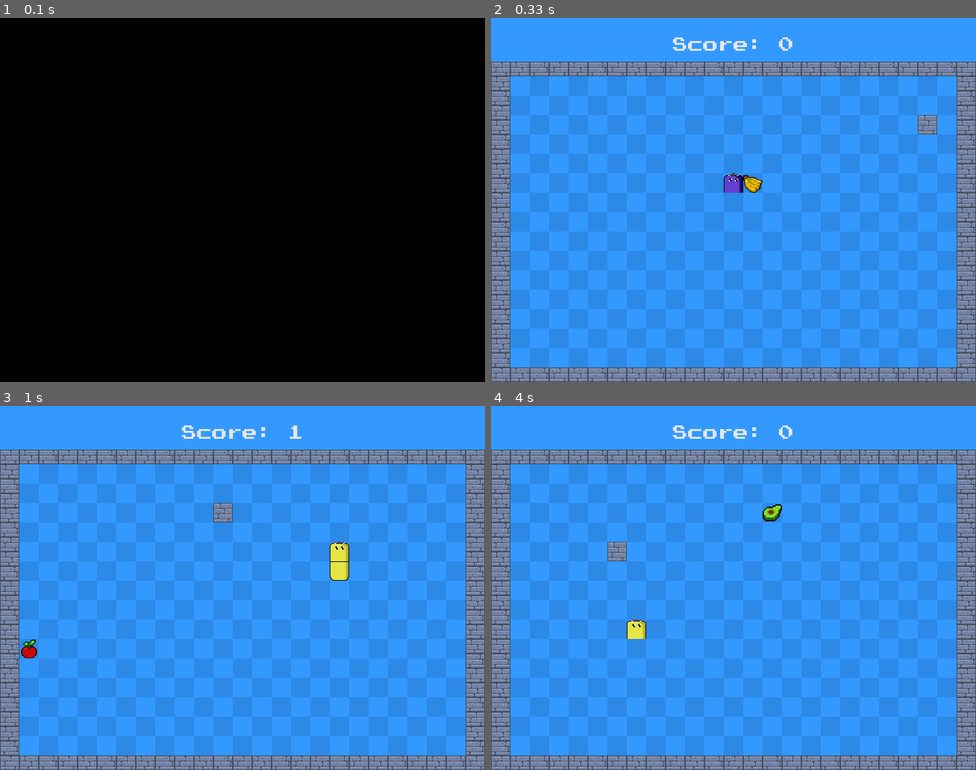
Above: before the commit, frames 1-4 (two rows, left to right).
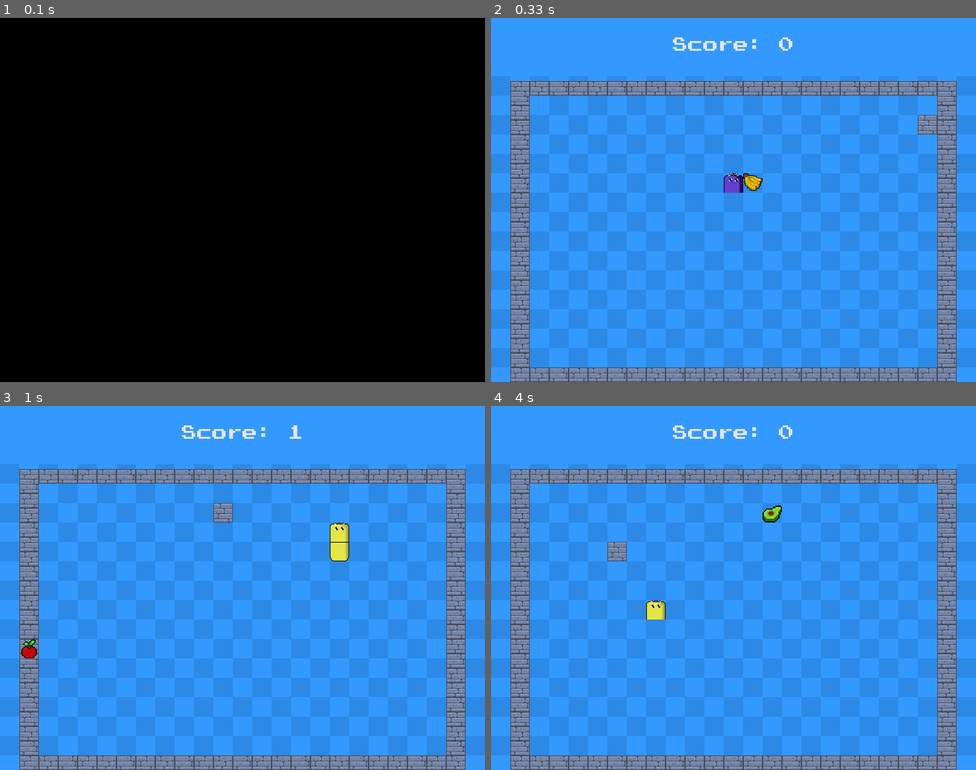
Above: after the commit, the same moments.

Repository: LUDUSLab/stem-games
Game: pygame game, started from natanael.lucena/snakepro/main.py
Two runs of this game, one before a commit and one after it. Both use one fixed random seed, a clock stepped at 60 frames per second and the inputs below.
Inputs:
- Up to frame 1 (0.1 s): no input
- Up to frame 2 (0.33 s): no input
- Up to frame 3 (1 s): hold D 0.33-0.8 s; hold W from 0.83 s (still down)
- Up to frame 4 (4 s): release W at 1.13 s; hold D 1.17-1.63 s; hold W 1.67-2.2 s; tap E at 2.23 s; hold S 2.8-3.25 s; hold A 3.28-3.68 s; hold W from 3.72 s (still down)

Frame 1 is identical in both runs. In frame 2, 21% of the frame differs, in the area x 0-100%, y 12-100%; in frame 3, 21%; in frame 4, 22%.

Commit message:
decrease snake's arena size

Diff:
--- a/natanael.lucena/snakepro/config.py
+++ b/natanael.lucena/snakepro/config.py
@@ -12,7 +12,6 @@
 window = (800, 600)
 screen = pygame.display.set_mode(window)
 pygame.display.set_caption("PySnake")
-
 game_clock = pygame.time.Clock()  # Clock object
 
 
--- a/natanael.lucena/snakepro/game.py
+++ b/natanael.lucena/snakepro/game.py
@@ -60,6 +60,7 @@
                 pygame.time.wait(300)
             game_clock.tick(60)
         game_clock.tick(10)
+        pygame.time.delay(85)
         screen.fill(COLOR_LIGHT_BLUE)
         draw_blue_square()
         draw_wall()
@@ -119,8 +120,8 @@
             del snake_pos[len(snake_pos) - 1]
 
         # The snake collides with the wall
-        if snake.snake.y < 84 or snake.snake.y > window[1] - 25 or snake.snake.x < snake.snake.w or \
-                snake.snake.x > window[0] - 2*snake.snake.w:
+        if snake.snake.y < 116 or snake.snake.y > window[1] - 57 or snake.snake.x < 2*snake.snake.w or \
+                snake.snake.x > window[0] - 3*snake.snake.w:
             game_over = game_over_treatment()
 
         # The snake collides with an obstacle
--- a/natanael.lucena/snakepro/wall.py
+++ b/natanael.lucena/snakepro/wall.py
@@ -16,8 +16,9 @@
 def draw_wall():
     general_wall = wall_imgs[0].get_rect()
     aux = 0
-    while general_wall.x < window[0]:
-        general_wall.y = 72
+    general_wall.x = general_wall.w
+    while general_wall.x < window[0] - general_wall.w:
+        general_wall.y = 104
         screen.blit(wall_imgs[aux], general_wall)
         general_wall.y = window[1] - general_wall.h
         screen.blit(wall_imgs[aux], general_wall)
@@ -25,11 +26,11 @@
         aux += 1
         if aux > 2:
             aux = 0
-    general_wall.y = general_wall.h*4
+    general_wall.y = general_wall.h*5
     while general_wall.y < window[1] - general_wall.h:
-        general_wall.x = 0
+        general_wall.x = general_wall.w
         screen.blit(wall_imgs[aux], general_wall)
-        general_wall.x = window[0] - general_wall.w
+        general_wall.x = window[0] - general_wall.w - general_wall.w
         screen.blit(wall_imgs[aux], general_wall)
         general_wall.y += general_wall.h
         aux += 1
